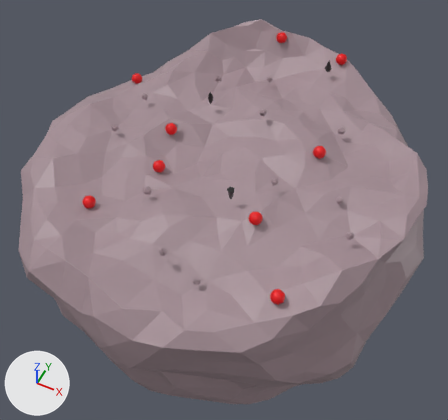
The glTF model public/models/World.glb as it was, and as the next commit left it.
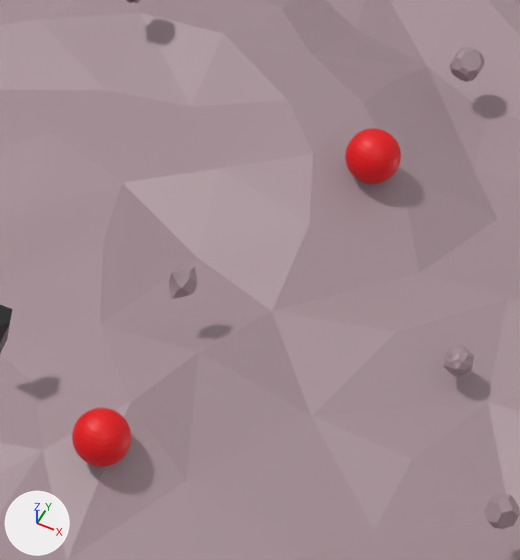
The first picture shows the older version from a camera (50 mm lens) standing at (23.5, -50.5, 61.6) and looking at (-2.7, 1.9, -3.9). The close-ups show both versions on the part from 52% to 79% of the width and 27% to 59% of the height of that picture; other places that the commit changed are outside them. Every picture has the same lights, and +X, +Y and +Z are marked at lower left. Where no turn or scale is listed for an object, it has been applied to the vertices.

Objects in the first close-up: '2Spikes1', 'Planet Top', 'ST_BeepingNoise', 'ST_TheWind', 'Solid1', 'Solid2', 'Spikes1'.
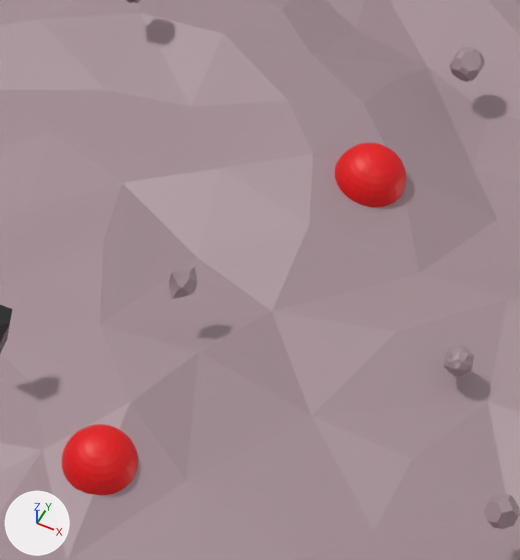
Location of each change, (x1, y1, x2, y2) in pixels of the close-ups (520 x 560 px):
'ST_BeepingNoise', moved, rescaled
    before: (72, 408, 131, 467)
    after: (62, 424, 138, 495)
'ST_TheWind', moved, rescaled
    before: (345, 128, 401, 184)
    after: (335, 143, 406, 207)

The edits, one by one:
Object 'ST_TheWind' (ob_st_thewind) moves from (9.72, 1.76, 12.48) to (9.72, 1.76, 11.62).
Object 'ST_TheWind' (ob_st_thewind) is rescaled from (1.5, 1.5, 1.5) to (2.0, 2.0, 2.0).
Object 'ST_BeepingNoise' (ob_st_beepingnoise) moves from (6.88, -9.6, 11.05) to (6.88, -9.6, 10.03).
Object 'ST_BeepingNoise' (ob_st_beepingnoise) is rescaled from (1.5, 1.5, 1.5) to (2.0, 2.0, 2.0).
